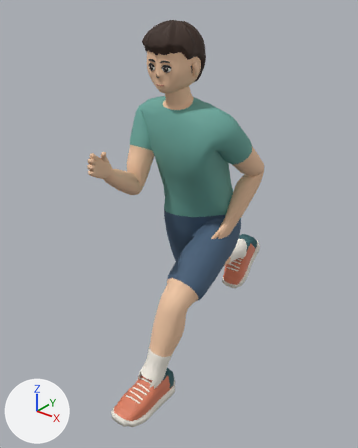
Renders of the glTF model 籃球遊戲/public/models/athlete_game.glb from each side of a commit.
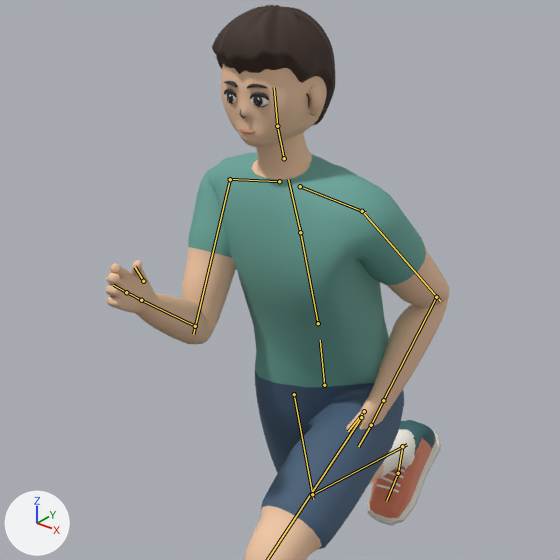
Old and new are each drawn whole from a 50 mm lens placed at (1.146, -1.608, 1.717), pointed at (-0.048, -0.115, 0.791) and again close up on the part from 9% to 90% of the width and 4% to 68% of the height. The axes (+X, +Y, +Z) are drawn at lower left. The lights are the same throughout. The older version's two pictures come first. Both versions are drawn at frame 7 of the action 'Run'; the numbers are the values there. The bones that change, and the others that lie on the model, are drawn over the model as lines in the close-ups.

Objects in the first close-up: 'Athlete'.
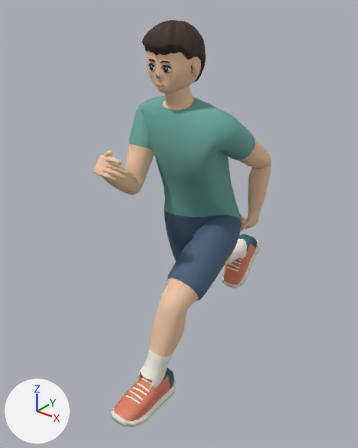
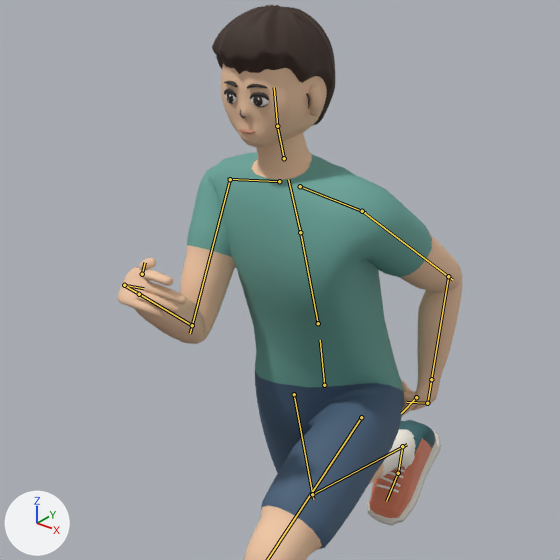
Where the change shows, as pixel boxes (x1, y1, x2, y2) in the close-ups (560 x 560 px):
'Athlete', posed: before (106, 5, 449, 560); after (118, 5, 462, 560)
bone 'upper_arm.L', root to tip: before (362, 211) to (440, 301); after (362, 211) to (453, 280)
bone 'forearm.L', root to tip: before (436, 297) to (380, 406); after (448, 276) to (430, 385)
bone 'hand.L', root to tip: before (383, 400) to (372, 423); after (431, 379) to (428, 401)
bone 'fingers.L', root to tip: before (371, 425) to (358, 446); after (427, 403) to (406, 402)
bone 'thumb.L', root to tip: before (364, 411) to (348, 431); after (416, 397) to (401, 413)
bone 'upper_arm.R', root to tip: before (230, 179) to (193, 334); after (230, 179) to (190, 333)
bone 'forearm.R', root to tip: before (195, 326) to (138, 298); after (192, 325) to (136, 292)
bone 'fingers.R', root to tip: before (126, 292) to (113, 285); after (124, 285) to (143, 288)
bone 'thumb.R', root to tip: before (143, 281) to (135, 267); after (142, 274) to (145, 262)

The edits, one by one:
Bone 'upper_arm.L' (bone_upper_arm_l) turns from (-65, 15, 51) to (-55, 15, 60) degrees about its own x, y and z.
Bone 'forearm.L' (bone_forearm_l) turns from (-60, 14, -82) to (-58, 25, -57) degrees about its own x, y and z.
Bone 'hand.L' (bone_hand_l) turns from (0, -16, -3) to (0, -1, -3) degrees about its own x, y and z.
Bone 'fingers.L' (bone_fingers_l) turns from (0, 0, 0) to (-69, 0, 0) degrees about its own x, y and z.
Bone 'thumb.L' (bone_thumb_l) turns from (0, 0, 0) to (-23, 0, 0) degrees about its own x, y and z.
Bone 'upper_arm.R' (bone_upper_arm_r) turns from (-71, 36, 36) to (-68, 38, 40) degrees about its own x, y and z.
Bone 'forearm.R' (bone_forearm_r) turns from (16, -63, 80) to (24, -64, 73) degrees about its own x, y and z.
Bone 'fingers.R' (bone_fingers_r) turns from (0, 0, 0) to (-69, 0, 0) degrees about its own x, y and z.
Bone 'thumb.R' (bone_thumb_r) turns from (0, 0, 0) to (-23, 0, 0) degrees about its own x, y and z.
